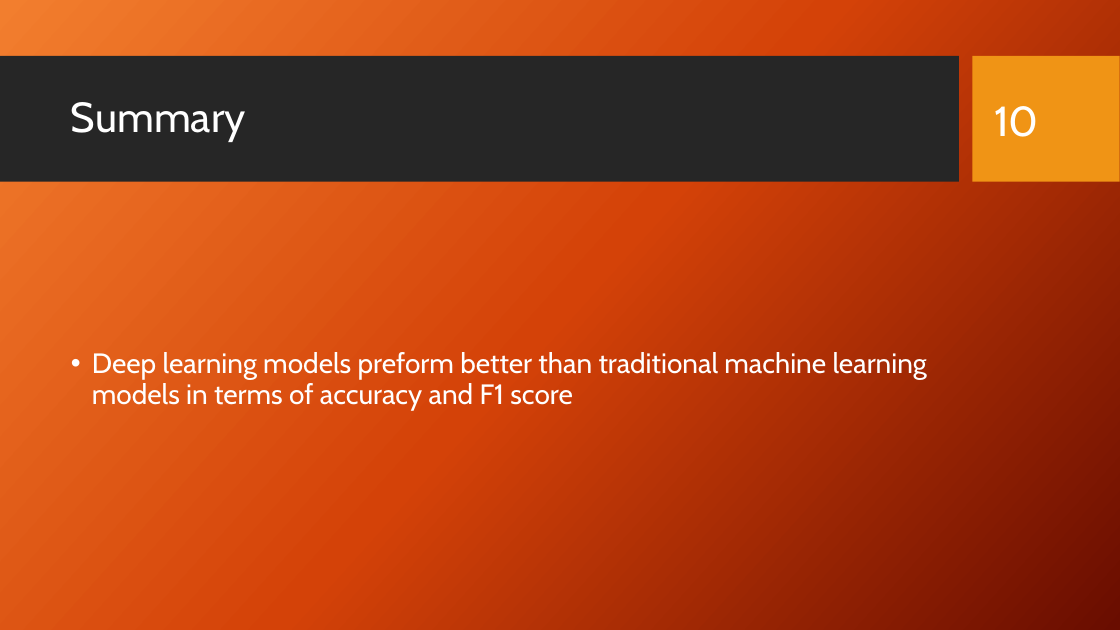
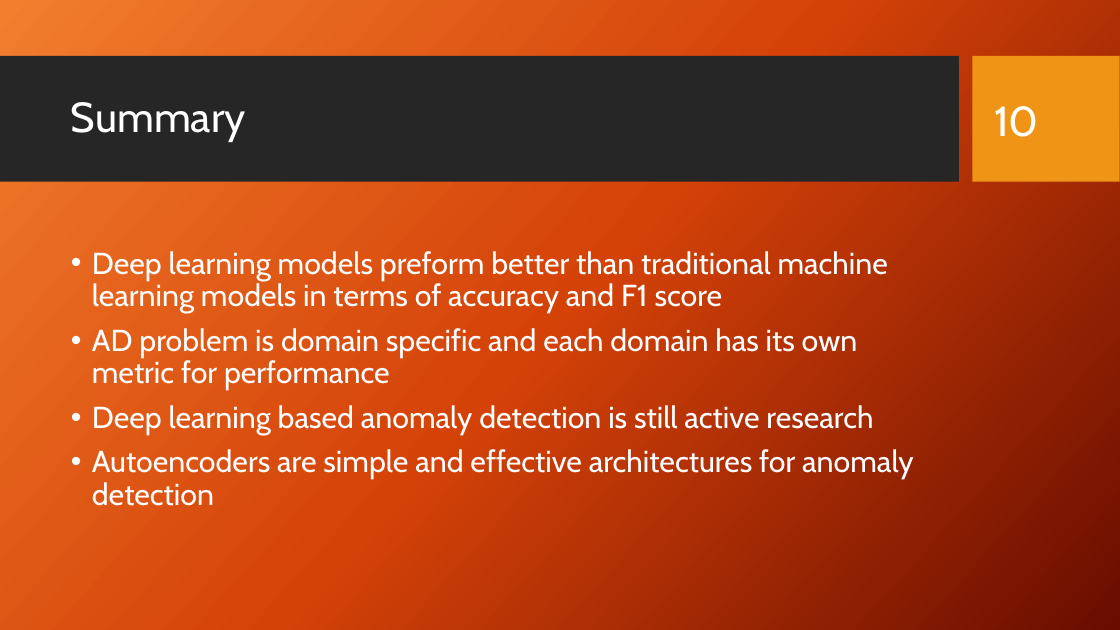
Before and after one commit to Gci04/AnomalyDetectionAMLProject, a slide deck: slide 10 of AD_presentation.pptx. Drawn at 1120x630 pixels with LibreOffice and Linux fonts; fonts in the diff are those of the drawing; background and template pictures are left out. Boxes give left, top, right and bottom in pixels: in the first picture for what was removed or moved away, otherwise in the second. Text is boxed around its words. In the diff, an @@ line names an element or a change of style, - is before the commit and + after.

```diff
--- a/AD_presentation.pptx
+++ b/AD_presentation.pptx
@@ text at box(92, 251, 888, 314): size 24 to 26 pt in "Deep learning models preform better than traditional ..." @@
@@ text at box(92, 328, 914, 506): paragraphs added @@
+• AD problem is domain specific and each domain has its own metric for performance
+• Deep learning based anomaly detection is still active research
+• Autoencoders are simple and effective architectures for anomaly detection
```
Also in this commit, not shown: 5 other slides changed, 2 slides added, 1 slide removed, 1 other file.
